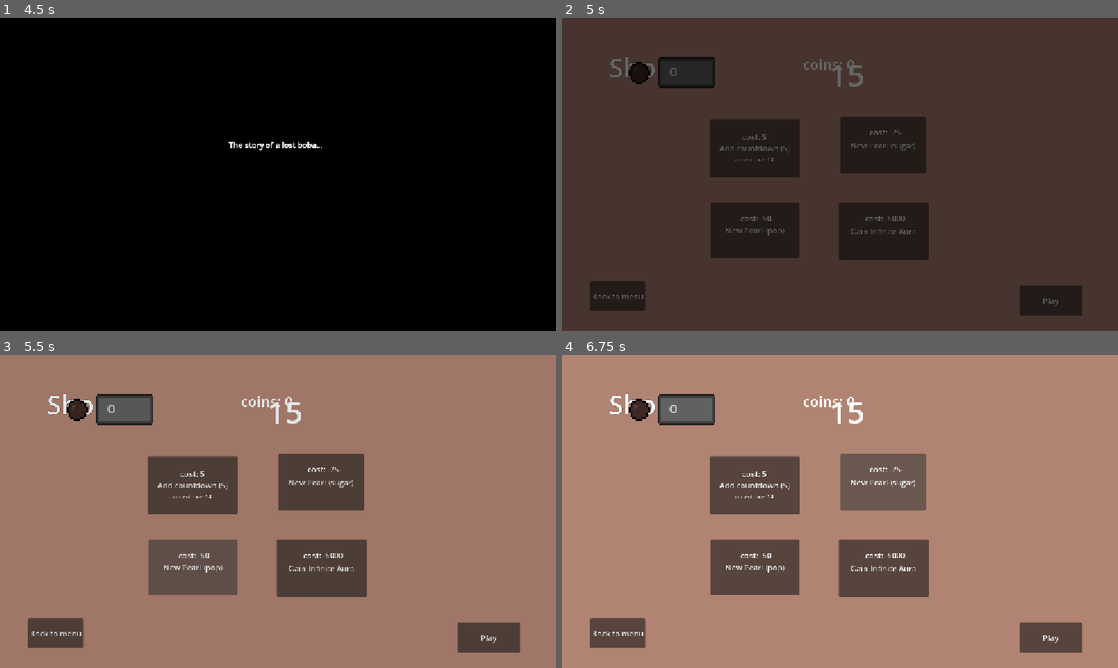
Above: before the commit, frames 1-4 (two rows, left to right).
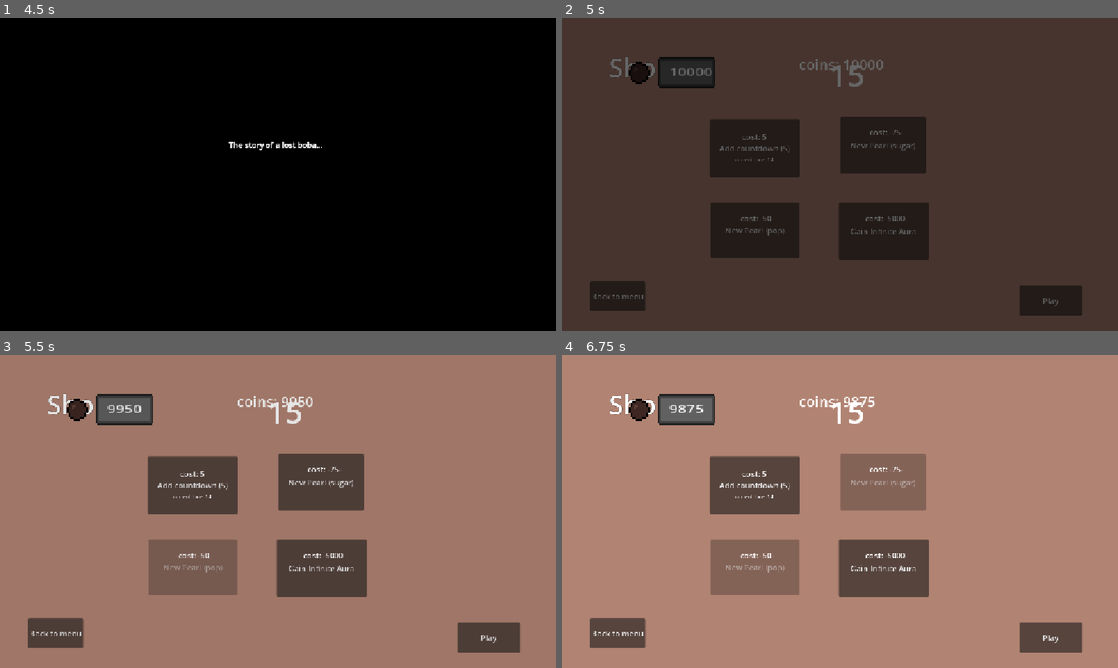
Above: after the commit, the same moments.

Repository: Adi-Ari-17/tapioca-run
Game: Godot game, scene res://scenes/main.tscn
Two runs of this game, one before a commit and one after it. Both use one fixed random seed, a clock stepped at 60 frames per second and the inputs below.
Inputs (mouse positions are in pixels of both pictures, inside the frame that each line leads up to):
- Up to frame 1 (4.5 s): click "Start Game" at 0.5 s; click "Start Game" at 1.25 s; click "Shop" at 2 s; click "credits" at 2.75 s; hold Up (up) 3.53-4.28 s; hold Right (right) from 3.53 s (still down); tap I (interact) at 4.35 s
- Up to frame 2 (5 s): keep holding Right (right); tap Up (up) at 4.52, 4.55, 4.82 s
- Up to frame 3 (5.5 s): release Right (right) at 5 s; click "New Pearl (pop)" at 5 s
- Up to frame 4 (6.75 s): click (756, 567) at 5.75 s, where only the run before the commit has a clickable "New Pearl (pop)"; click "New Pearl (sugar)" at 6.5 s

Frame 1 is identical in both runs. In frame 2, 0.3% of the frame differs, in the area x 19-58%, y 13-19%; in frame 3, 0.4%; in frame 4, 5.7%, in the area x 19-66%, y 13-77%.

Commit message:
stuff

Diff:
--- a/tapioca-run/scenes/player.tscn
+++ b/tapioca-run/scenes/player.tscn
@@ -2,6 +2,8 @@
 
 [ext_resource type="Script" uid="uid://cx2q6xt8y0p2u" path="res://scripts/player.gd" id="1_3vyb7"]
 [ext_resource type="Texture2D" uid="uid://d3mcrwyi8b5dk" path="res://assets/sprites/tapioca.png" id="2_g2els"]
+[ext_resource type="AudioStream" uid="uid://kuh4k57bhpti" path="res://assets/keyboard.wav" id="3_qhqgy"]
+[ext_resource type="AudioStream" uid="uid://celjawarkudyc" path="res://assets/martinezfabricio612-bouncing-ball-sfx-215265.wav" id="4_dqkch"]
 
 [sub_resource type="CircleShape2D" id="CircleShape2D_gkh53"]
 radius = 8.0
@@ -323,5 +325,11 @@
 max_value = 2.0
 show_percentage = false
 
+[node name="pop" type="AudioStreamPlayer" parent="." unique_id=1721049155]
+stream = ExtResource("4_dqkch")
+
+[node name="bounce" type="AudioStreamPlayer" parent="." unique_id=423534137]
+stream = ExtResource("3_qhqgy")
+
 [connection signal="animation_finished" from="AnimationPlayer" to="." method="_on_animation_finished"]
 [connection signal="area_entered" from="Hurtbox" to="." method="_on_hurbox_entered"]
--- a/tapioca-run/scripts/GameManager.gd
+++ b/tapioca-run/scripts/GameManager.gd
@@ -3,7 +3,7 @@
 var controls_allowed: bool = false
 var current_level: String = "res://scenes/level_1.tscn"
 var spawn_pos: Vector2 = Vector2(0, 0)
-var coins: int = 0
+var coins: int = 10000
 var countdown: int = 0
 var count_max: int = 15
 var timecost: int = 5
--- a/tapioca-run/scripts/player.gd
+++ b/tapioca-run/scripts/player.gd
@@ -14,7 +14,8 @@
 @onready var animation_player: AnimationPlayer = $AnimationPlayer
 @onready var hitfx: GPUParticles2D = $HitFX/GPUParticles2D
 @onready var wall_progress_bar: ProgressBar = $ProgressBar
-
+@onready var pop_sound: AudioStreamPlayer = $pop
+@onready var bounce_sound: AudioStreamPlayer = $bounce
 func _ready() -> void:
 	update_animation()
 	wall_progress_bar.visible = false
@@ -41,6 +42,8 @@
 		# Ground landing bounce (triggers once on landing)
 		if was_airborne and touched_floor:
 			play_bounce_animation()
+			bounce_sound.play()
+
 			if GameManager.player_state == "sugar":
 				velocity.y = -250.0
 				GameManager.countdown -= 1
@@ -94,6 +97,7 @@
 				velocity.y = -280.0
 				can_double_jump = false
 				animation_player.play("double jump pop")
+				pop_sound.play()
 
 		if Input.is_action_just_pressed("interact"):
 			try_switch_state()
